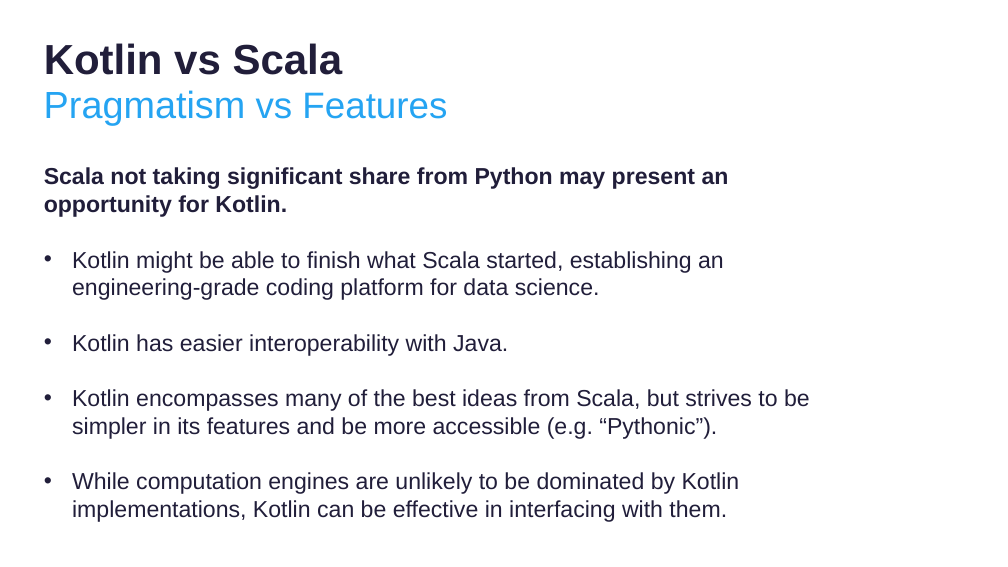
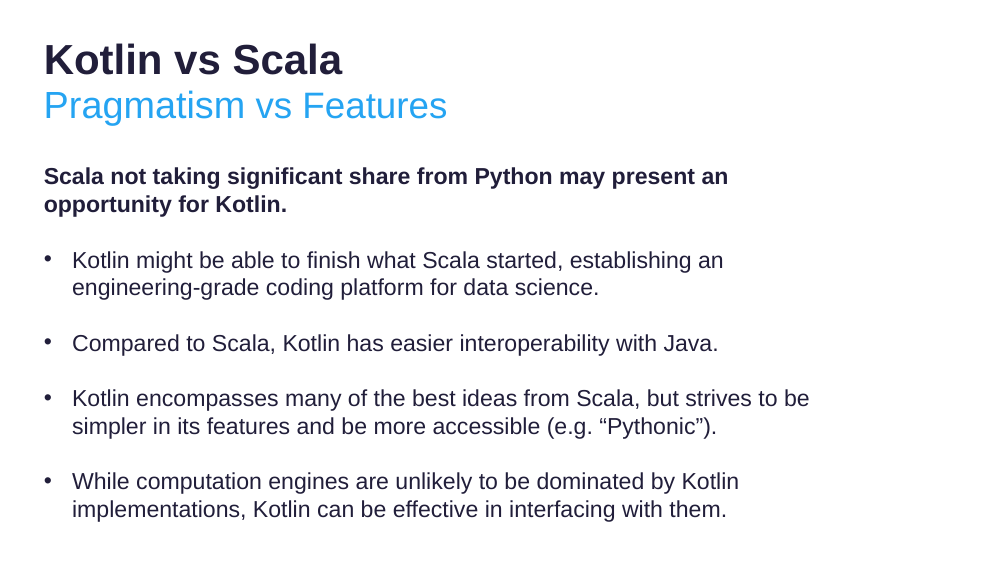
Before and after one commit to thomasnield/kotlinconf-datascience-talk, a slide deck: slide 25 of kotlin_for_data_science.pptx. Drawn at 1008x567 pixels with LibreOffice and Linux fonts; fonts in the diff are those of the drawing; background and template pictures are left out. Boxes give left, top, right and bottom in pixels: in the first picture for what was removed or moved away, otherwise in the second. Text is boxed around its words. In the diff, an @@ line names an element or a change of style, - is before the commit and + after.

```diff
--- a/kotlin_for_data_science.pptx
+++ b/kotlin_for_data_science.pptx
@@ text at (x1=72, y1=334, x2=719, y2=356): text changed @@
-• Kotlin has easier interoperability with Java.
+• Compared to Scala, Kotlin has easier interoperability with Java.
```
Also in this commit, not shown: 4 other slides changed, 3 slides added.
